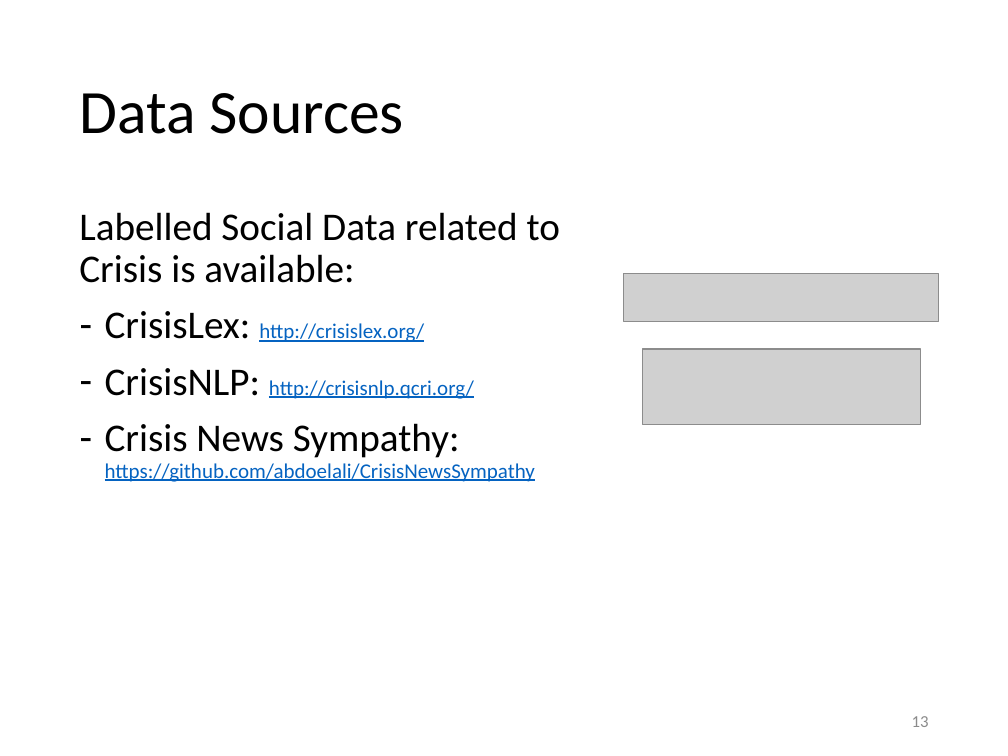
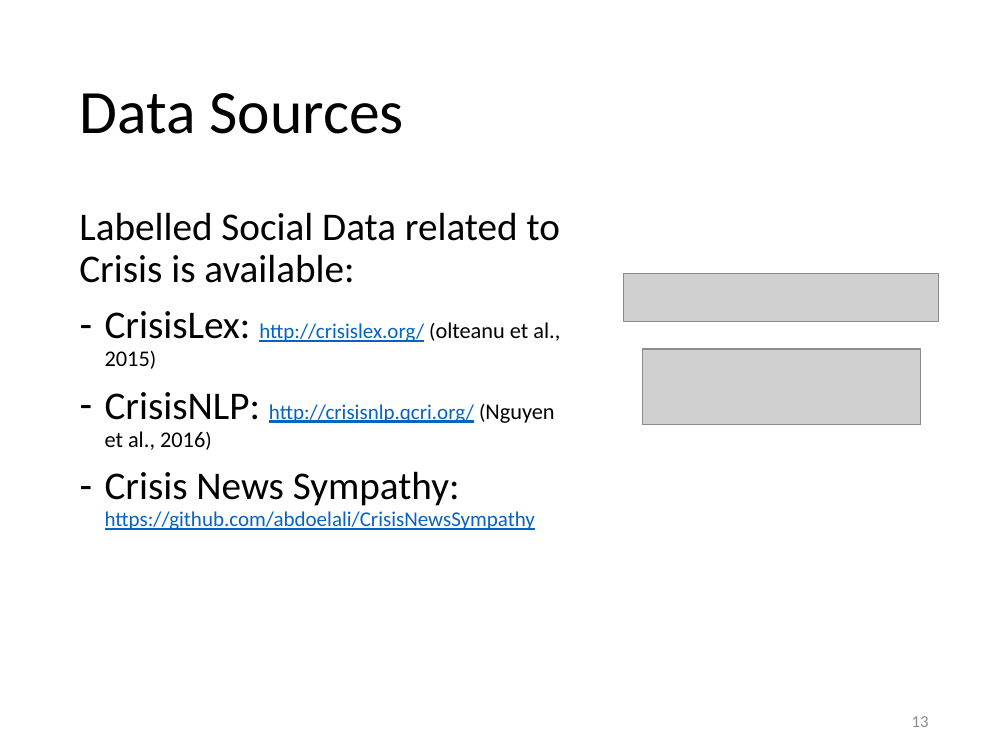
Before and after one commit to evhart/smasac-tutorial, a slide deck: slide 13 of slides/pptx/4-classification.pptx. Drawn at 1008x756 pixels with LibreOffice and Linux fonts; fonts in the diff are those of the drawing; grey boxes stand for pictures. Boxes give left, top, right and bottom in pixels: in the first picture for what was removed or moved away, otherwise in the second. Text is boxed around its words. In the diff, an @@ line names an element or a change of style, - is before the commit and + after.

```diff
--- a/slides/pptx/4-classification.pptx
+++ b/slides/pptx/4-classification.pptx
@@ text at (105, 311, 560, 450): text changed; text colour #0563C1 to #000000 @@
-– CrisisLex: http://crisislex.org/
-– CrisisNLP: http://crisisnlp.qcri.org/
+– CrisisLex: http://crisislex.org/ (olteanu et al., 2015)
+– CrisisNLP: http://crisisnlp.qcri.org/ (Nguyen et al., 2016)
```
Also in this commit, not shown: 1 other slide changed, 2 other files.
